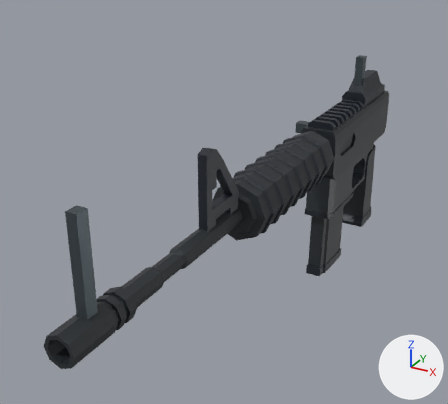
The glTF model Game/Assets/_SwapHunter/Resources/VisualV2/Weapons/weapon_03.glb as it was, and as the next commit left it.
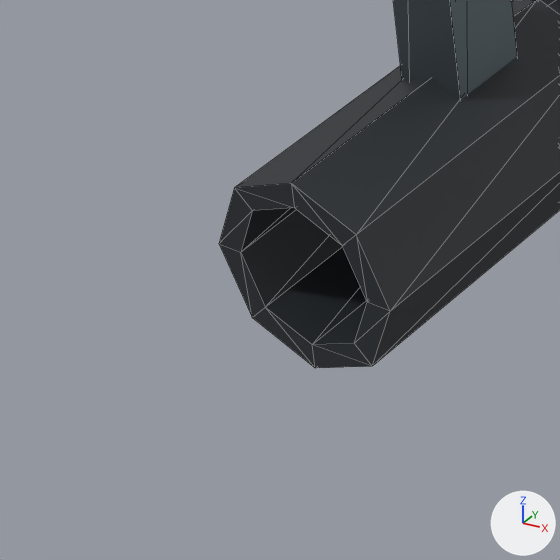
The first picture shows the older version from a 50 mm lens placed at (0.33, -1.06, 0.371), pointed at (-0.077, -0.32, 0.001). The close-ups show the older and then the newer version on the part from 1% to 24% of the width and 75% to 100% of the height of that picture. Only the edits that show in the close-ups are written down. Every picture has the same lights, and +X, +Y and +Z are marked at lower right. The close-ups show mesh edges as thin lines.

The first close-up shows 'CC0_weapon_03_geometry', 'receiver_geometry'.
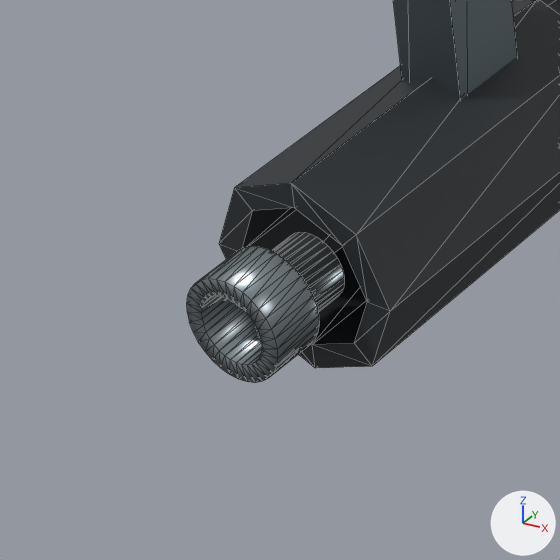
Location of each change, (x1, y1, x2, y2) in pixels of the close-ups (560 x 560 px):
'Hollow barrel crown', added
    after: (187, 232, 344, 383)

The edits, one by one:
Material 'October satin fasteners' (mat_october_satin_fasteners) is new.
Its base color is (0.26, 0.3, 0.32) (grey #8b9599).
Its metallic is 0.82.
Its roughness is 0.29.
Mesh me_hollow_barrel_crown is new.
It has 128 vertices, 192 faces and spans x -0.009..0.009, y -0.7651..-0.7471, z 0.0352..0.0532.
It uses material mat_october_satin_fasteners (grey #8b9599).
Object 'Hollow barrel crown' (ob_hollow_barrel_crown) is new; it shows me_hollow_barrel_crown.
Its parent is ob_cc0_weapon_03.
Its location is (0.0, 0.0, 0.0).
